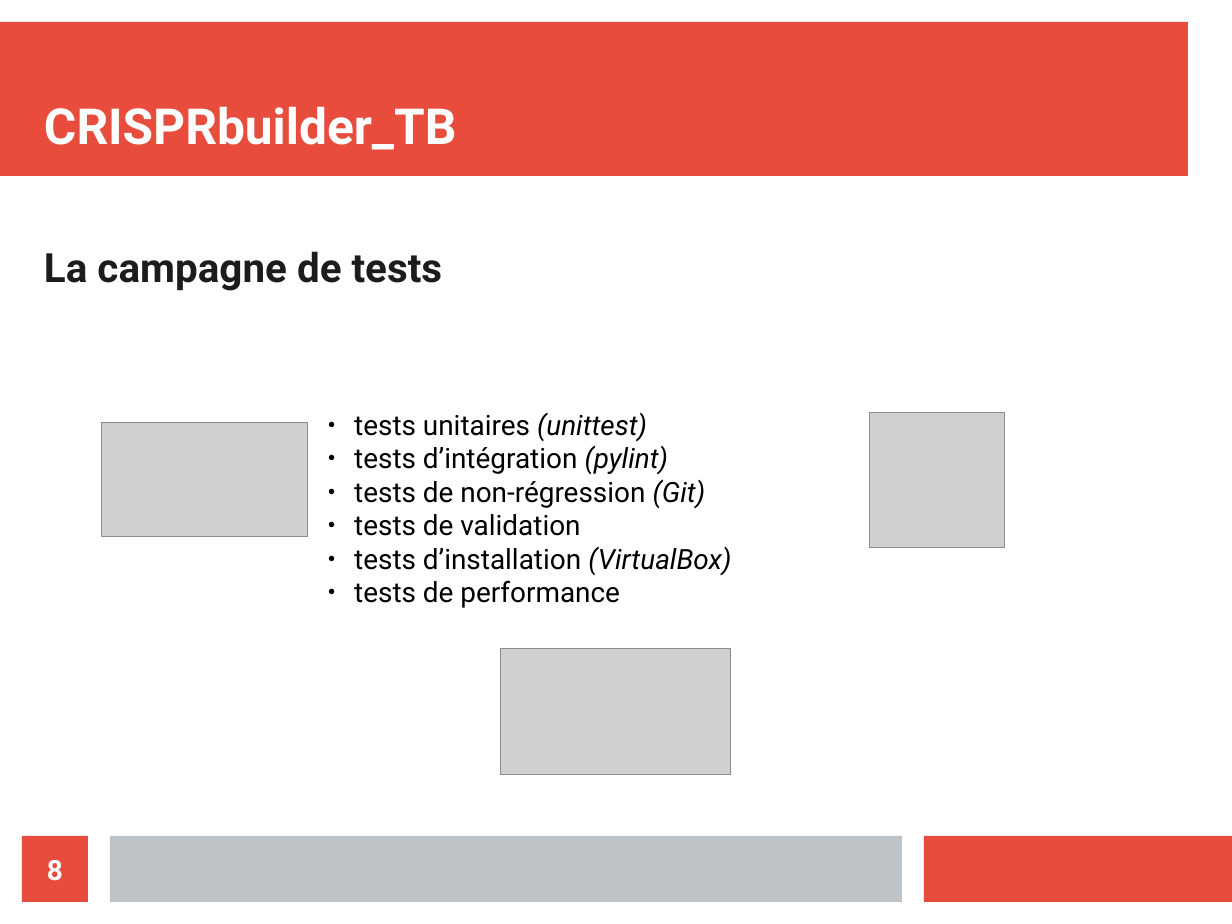
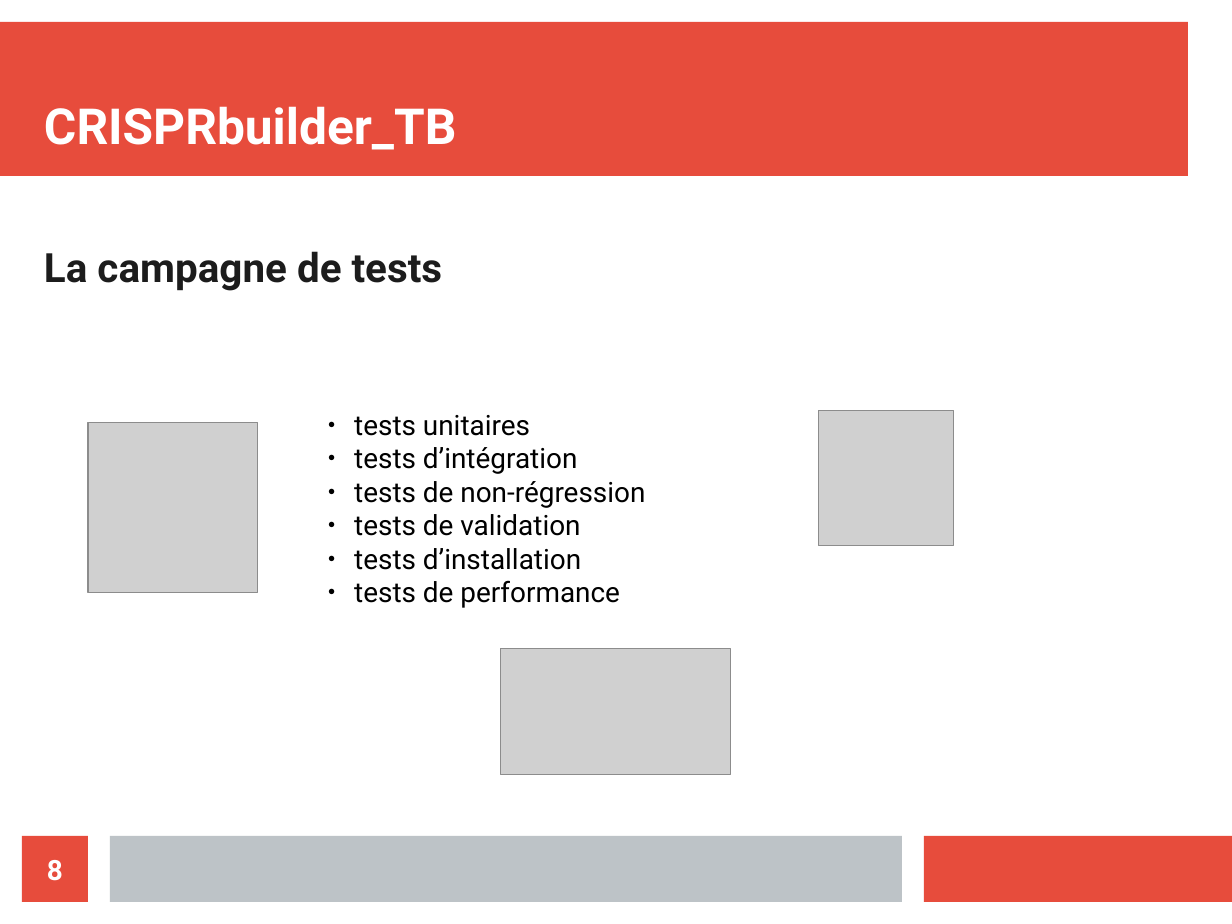
Before and after one commit to stephane-robin/Etat_art, a slide deck: slide 8 of presentation.odp. Drawn at 1232x924 pixels with LibreOffice and Linux fonts; fonts in the diff are those of the drawing; grey boxes stand for pictures. Boxes give left, top, right and bottom in pixels: in the first picture for what was removed or moved away, otherwise in the second. Text is boxed around its words. In the diff, an @@ line names an element or a change of style, - is before the commit and + after.

Commit message:
new presentation

```diff
--- a/presentation.odp
+++ b/presentation.odp
@@ text at box(354, 415, 645, 508): text changed @@
-● tests unitaires (unittest)
-● tests d’intégration (pylint)
-● tests de non-régression (Git)
+● tests unitaires
+● tests d’intégration
+● tests de non-régression
@@ picture: place and size @@
-picture at box(870, 413, 1005, 548)
+picture at box(818, 410, 954, 546)
@@ picture: place and size @@
-picture at box(102, 423, 307, 537)
+picture at box(88, 423, 258, 593)
@@ text at box(354, 548, 581, 570): text changed @@
-● tests d’installation (VirtualBox)
+● tests d’installation
```
Also in this commit, not shown: 2 other slides changed, 2 other files.
